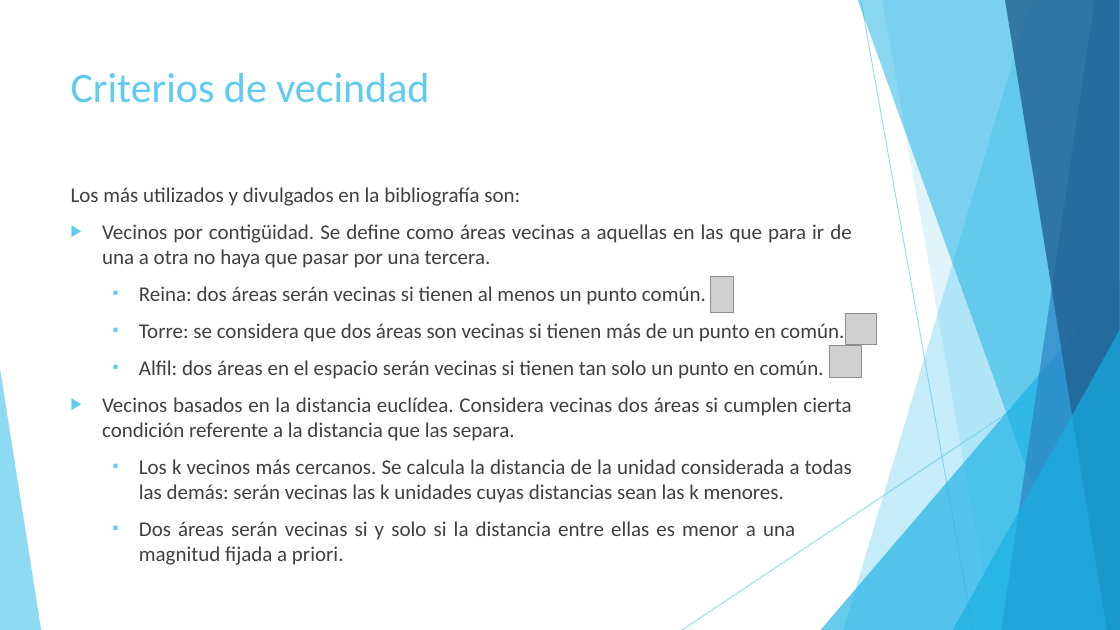
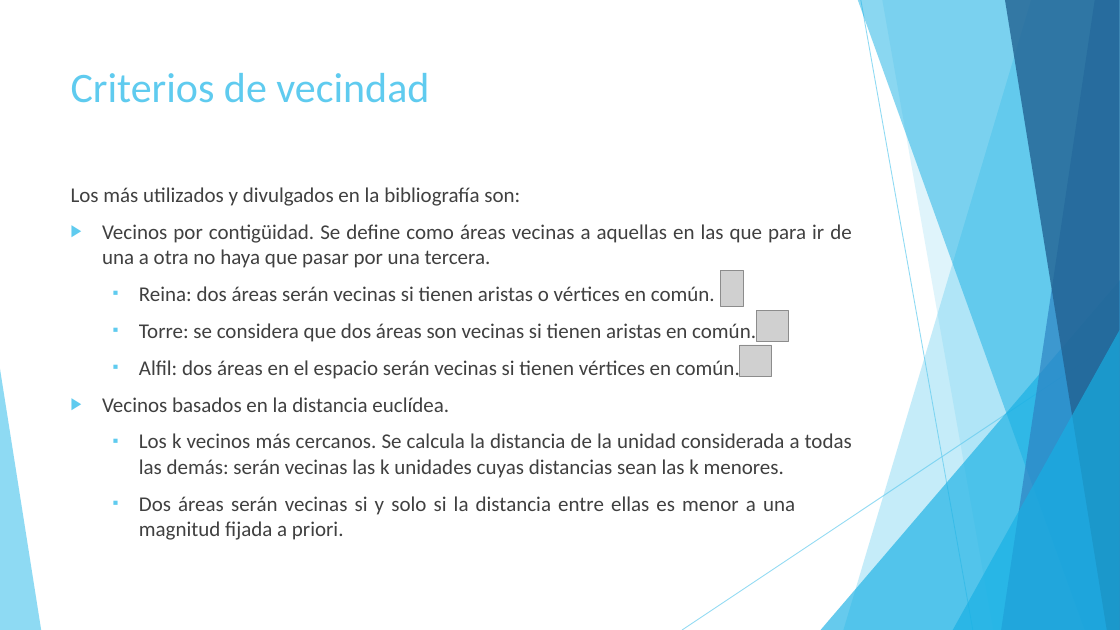
Before and after one commit to Seferra18/Tesina, a slide deck: slide 12 of ppt.pptx. Drawn at 1120x630 pixels with LibreOffice and Linux fonts; fonts in the diff are those of the drawing; grey boxes stand for pictures. Boxes give left, top, right and bottom in pixels: in the first picture for what was removed or moved away, otherwise in the second. Text is boxed around its words. In the diff, an @@ line names an element or a change of style, - is before the commit and + after.

```diff
--- a/ppt.pptx
+++ b/ppt.pptx
@@ text at (102,286,756,412): text changed @@
-  ▪ Reina: dos áreas serán vecinas si tienen al menos un punto común.
-  ▪ Torre: se considera que dos áreas son vecinas si tienen más de un punto en común.
-  ▪ Alfil: dos áreas en el espacio serán vecinas si tienen tan solo un punto en común.
-▶ Vecinos basados en la distancia euclídea. Considera vecinas dos áreas si cumplen cierta condición referente a la distancia que las separa.
+  ▪ Reina: dos áreas serán vecinas si tienen aristas o vértices en común.
+  ▪ Torre: se considera que dos áreas son vecinas si tienen aristas en común.
+  ▪ Alfil: dos áreas en el espacio serán vecinas si tienen vértices en común.
+▶ Vecinos basados en la distancia euclídea.
@@ picture: place and size @@
-picture at (711,276,734,313)
+picture at (721,271,744,307)
@@ picture: place and size @@
-picture at (845,313,877,345)
+picture at (757,310,789,342)
@@ picture: place and size @@
-picture at (830,346,861,377)
+picture at (740,345,771,376)
```
Also in this commit, not shown: 20 other slides changed, 8 slides added, 3 slides removed, 1 other file.
